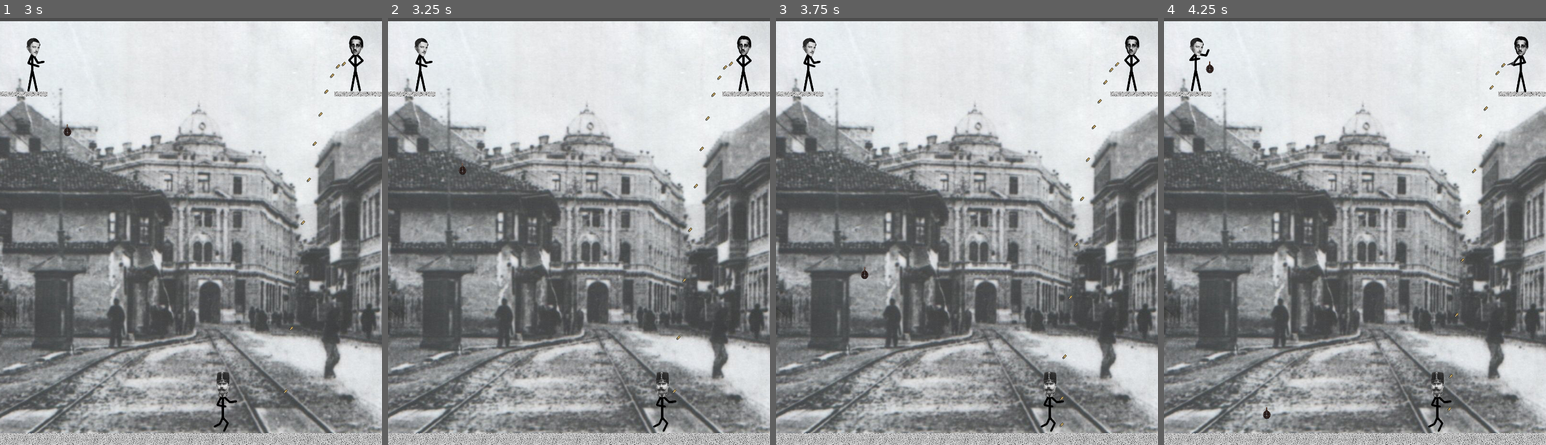
Above: before the commit, frames 1-4 (left to right).
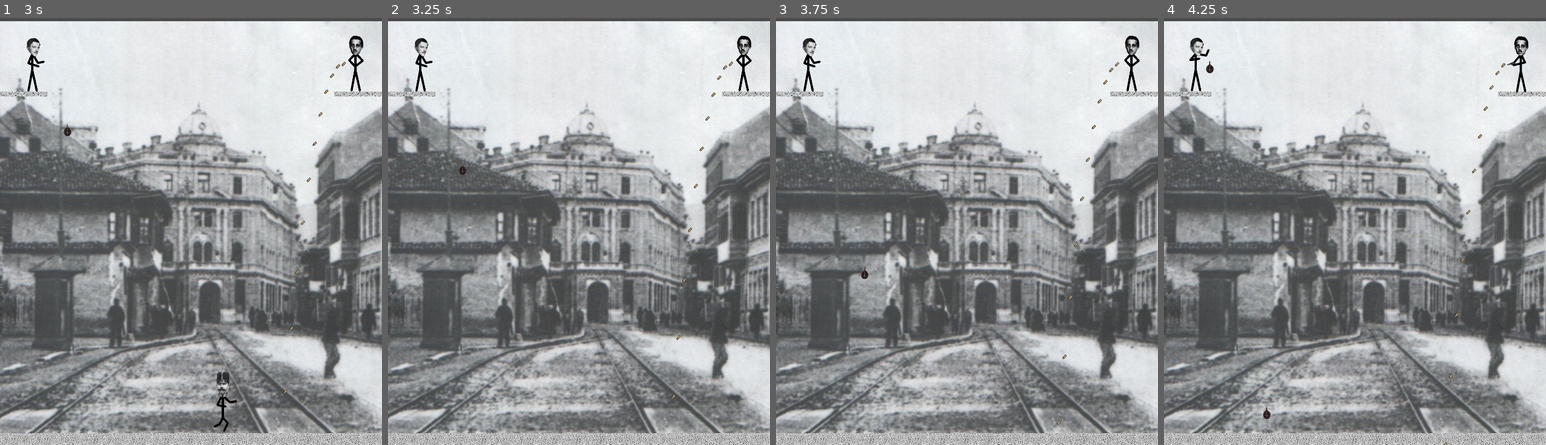
Above: after the commit, the same moments.

Repository: MrAstorii/Zadanie01
Game: Godot game, scene res://Świat.tscn
The game is run twice, just before and just after one commit, with the same random seed, the same clock (stepped at 60 frames per second) and the same inputs.
Inputs:
- Up to frame 1 (3 s): hold Right (ui_right) 0.53-2.03 s; tap Space (ui_select) at 0.77, 1.52 s; hold Left (ui_left) 2.03-2.78 s; hold Right (ui_right) from 2.78 s (still down)
- Up to frame 2 (3.25 s): keep holding Right (ui_right); tap Space (ui_select) at 3.02 s
- Up to frame 3 (3.75 s): keep holding Right (ui_right)
- Up to frame 4 (4.25 s): keep holding Right (ui_right); tap Space (ui_select) at 3.77 s

Frame 1 is identical in both runs. In frame 2, 0.3% of the frame differs, in the area x 69-76%, y 82-97%; in frame 3, 0.3%; in frame 4, 0.3%.

Commit message:
Update FF.tscn

Diff:
--- a/Zadanie01/FF.tscn
+++ b/Zadanie01/FF.tscn
@@ -22,7 +22,7 @@
 height = 95.6735
 
 [sub_resource type="CapsuleShape2D" id=3]
-radius = 15.1994
+radius = 20.4973
 height = 97.202
 
 [node name="FF" type="KinematicBody2D"]
@@ -45,8 +45,11 @@
 shape = SubResource( 2 )
 
 [node name="Area2D" type="Area2D" parent="."]
+collision_layer = 2
+collision_mask = 8
 
 [node name="CollisionShape2D" type="CollisionShape2D" parent="Area2D"]
 position = Vector2( 1, 7 )
 rotation = 3.14159
 shape = SubResource( 3 )
+[connection signal="body_entered" from="Area2D" to="." method="_on_Area2D_body_entered"]
